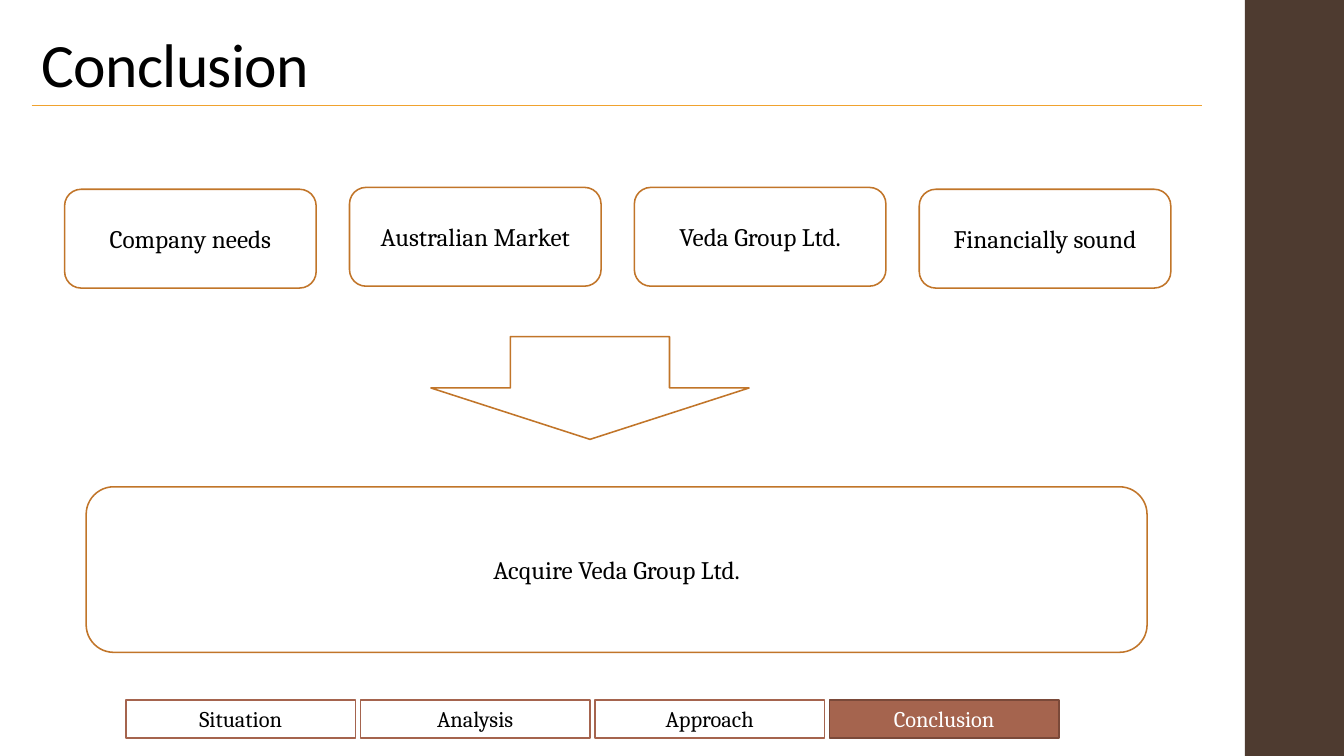
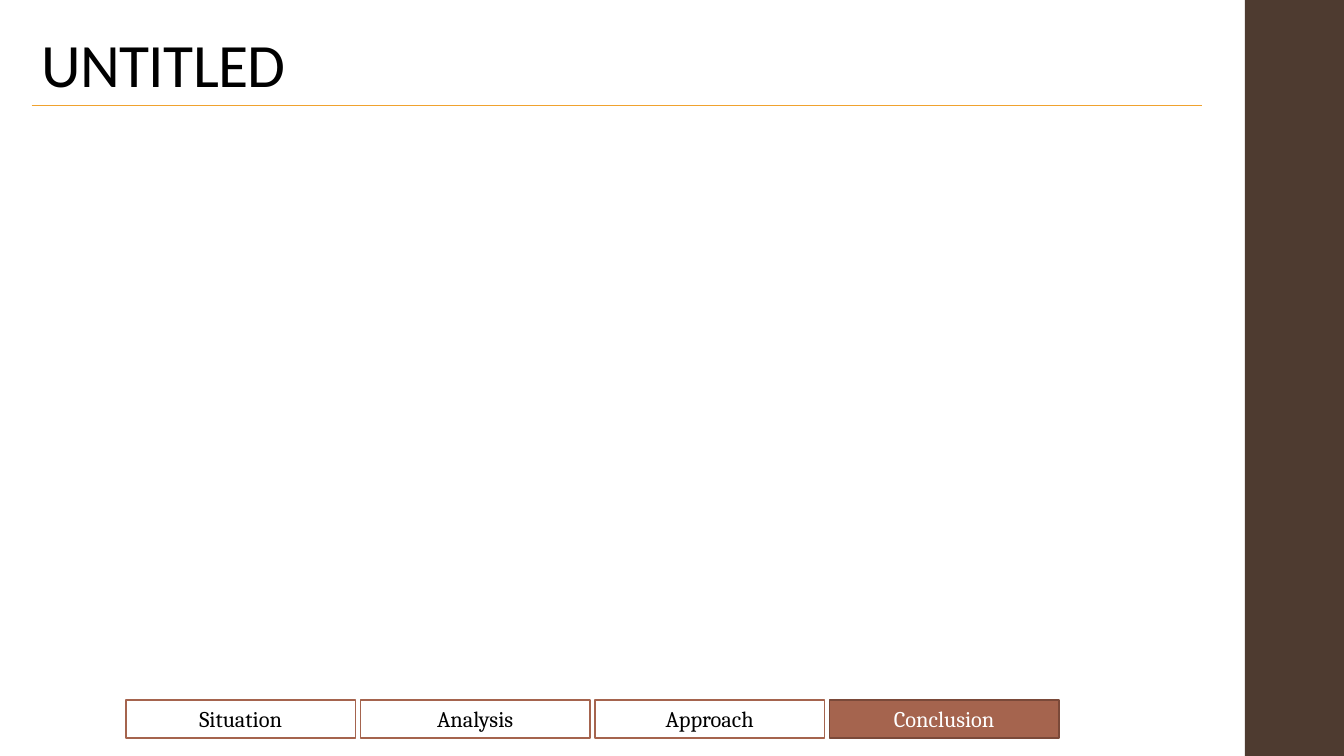
Before and after one commit to Shenganigans/HackJustice-Group-8, a slide deck: slide 14 of notes/Hackathon.pptx (slide 12 before the commit). Drawn at 1344x756 pixels with LibreOffice and Linux fonts; fonts in the diff are those of the drawing. Boxes give left, top, right and bottom in pixels: in the first picture for what was removed or moved away, otherwise in the second. Text is boxed around its words. In the diff, an @@ line names an element or a change of style, - is before the commit and + after.

```diff
--- a/notes/Hackathon.pptx
+++ b/notes/Hackathon.pptx
@@ title at <box>42,47,286,88</box>: text changed @@
-Conclusion
+UNTITLED
@@ rounded rectangle removed at <box>65,190,317,288</box> @@
-Company needs
@@ rounded rectangle removed at <box>350,188,602,286</box> @@
-Australian Market
@@ rounded rectangle removed at <box>634,188,886,286</box> @@
-Veda Group Ltd.
@@ rounded rectangle removed at <box>920,190,1172,288</box> @@
-Financially sound
@@ down arrow removed at <box>432,337,750,440</box> @@
@@ rounded rectangle removed at <box>87,487,1148,652</box> @@
-Acquire Veda Group Ltd.
```
Also in this commit, not shown: 8 other slides changed, 11 slides added, 9 slides removed.
